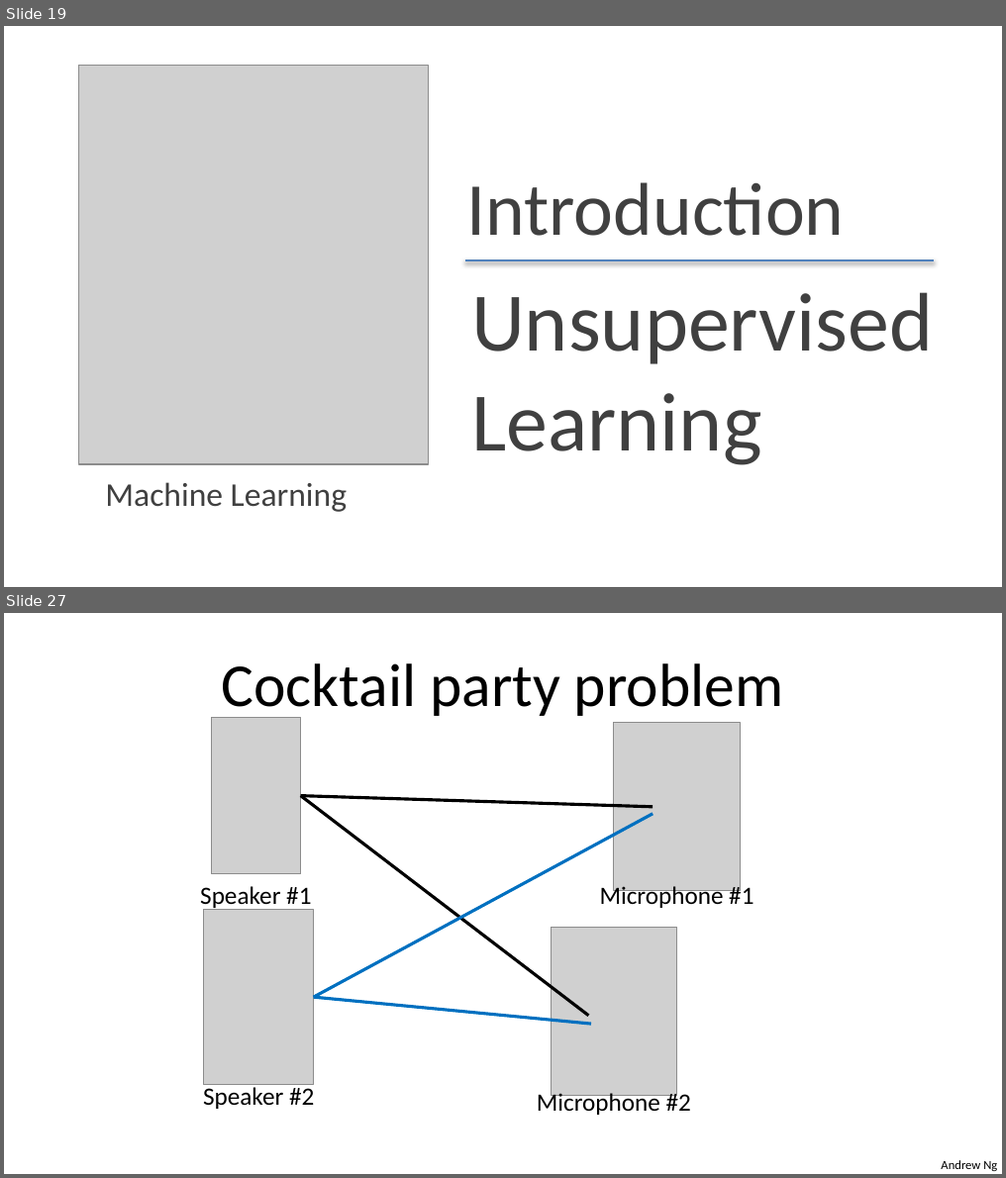
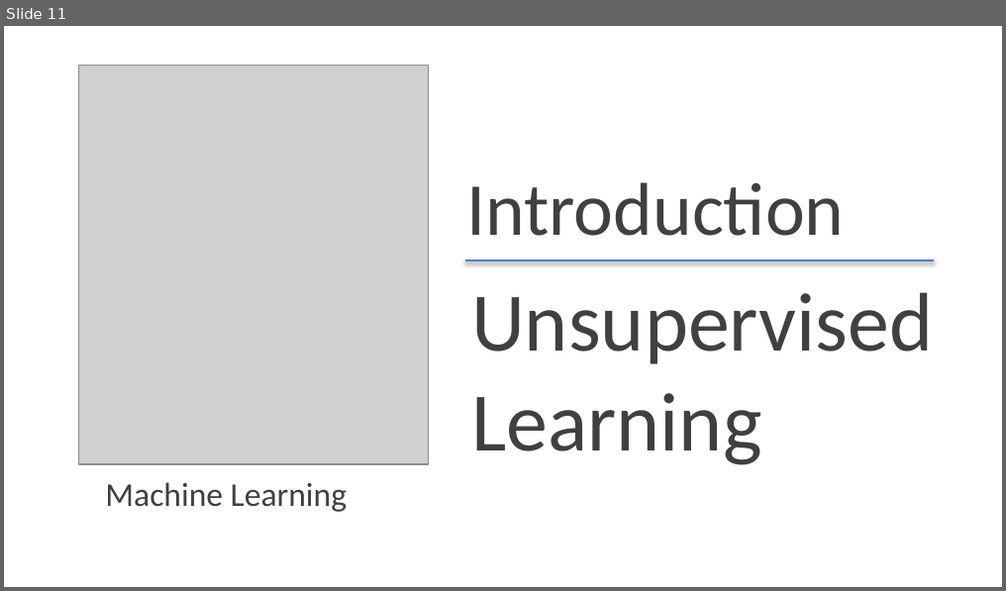
Before and after one commit to lvpythonds/Meetings, a slide deck: Meetup_1/Intro_To_ML.pptx. Shown one above the other, each under a label of ours: slides 19 and 27 before the commit, slide 11 after it; the slides between them are not shown. The pictures are 1006x1178 and 1006x591 pixels, drawn with LibreOffice and Linux fonts; fonts in the diff are those of the drawing; grey boxes stand for pictures. Boxes give left, top, right and bottom in pixels: in the first picture for what was removed or moved away, otherwise in the second. Text is boxed around its words. In the diff, an @@ line names an element or a change of style, - is before the commit and + after.

```diff
--- a/Meetup_1/Intro_To_ML.pptx
+++ b/Meetup_1/Intro_To_ML.pptx
@@ slide 27 removed at [4, 613, 1002, 1174], background #FFFFFF @@
@@ title removed at [222, 663, 784, 721] @@
-Cocktail party problem
@@ picture removed at [212, 718, 301, 874] @@
@@ picture removed at [614, 723, 740, 891] @@
@@ line removed from (300, 795) to (652, 807) @@
@@ line removed from (300, 795) to (589, 1016) @@
@@ line removed from (313, 997) to (652, 814) @@
@@ text removed at [200, 886, 311, 910] @@
-Speaker #1
@@ picture removed at [204, 909, 313, 1085] @@
@@ text removed at [600, 883, 753, 908] @@
-Microphone #1
@@ picture removed at [550, 928, 676, 1096] @@
@@ line removed from (313, 997) to (591, 1024) @@
@@ text removed at [203, 1084, 314, 1109] @@
-Speaker #2
@@ text removed at [537, 1090, 691, 1115] @@
-Microphone #2
@@ text removed at [941, 1160, 997, 1171] @@
-Andrew Ng
@@ what was slide 19 is now slide 11 @@
```
Also in this commit, not shown: 14 slides changed, 1 slide added, 13 other slides removed, 3 other files.
